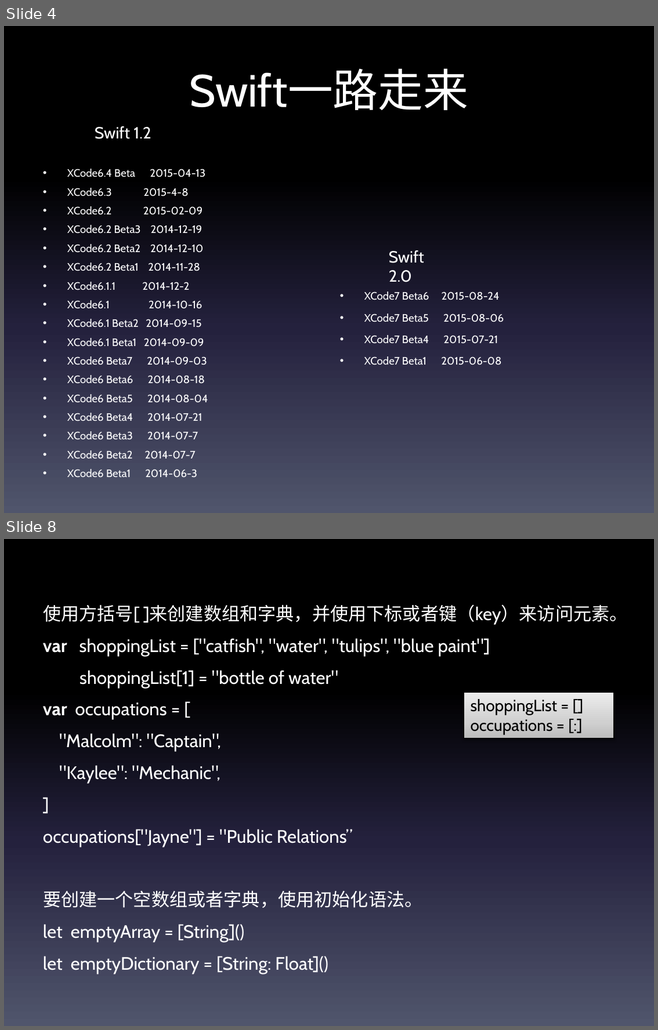
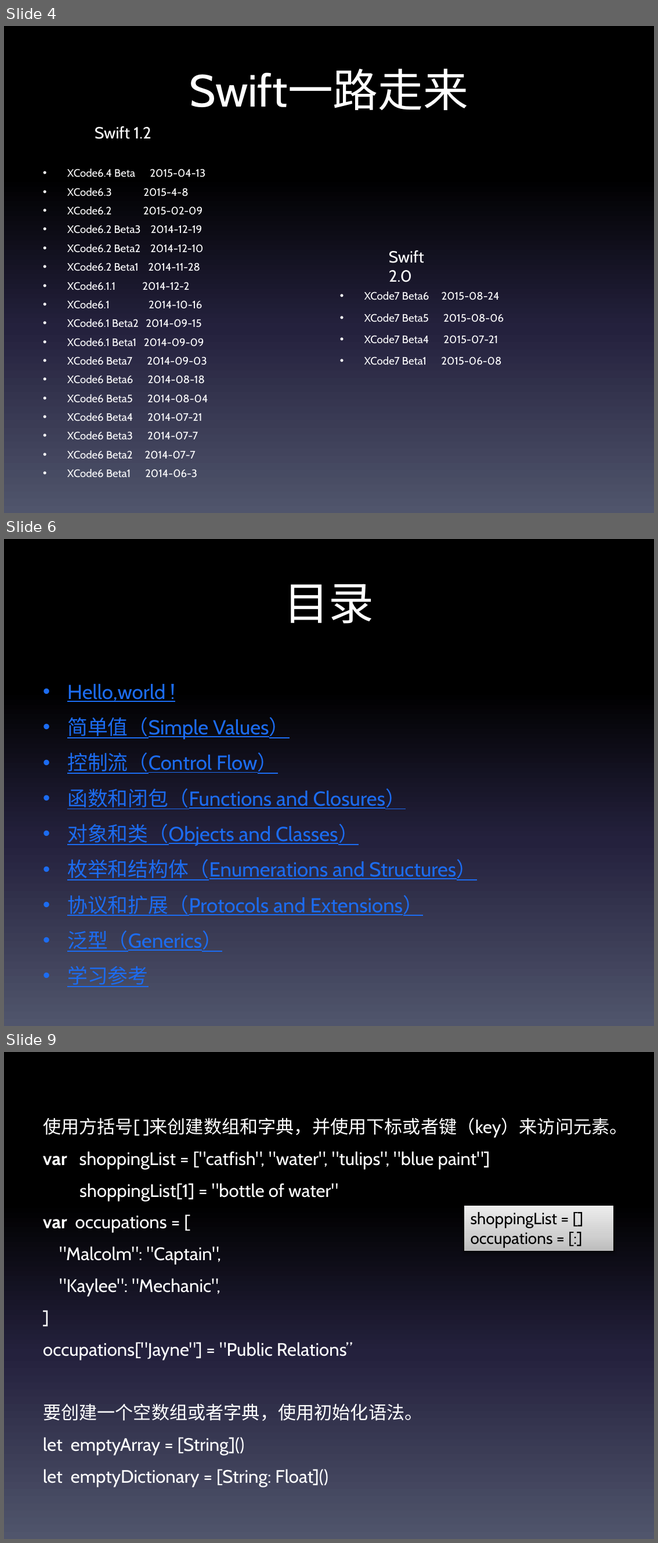
Before and after one commit to TheLittleBoy/swift-, a slide deck: swift.pptx. Shown one above the other, each under a label of ours: slides 4 and 8 before the commit, slides 4, 6 and 9 after it; the slides between them are not shown. The pictures are 658x1030 and 658x1543 pixels, drawn with LibreOffice and Linux fonts; fonts in the diff are those of the drawing. Boxes give left, top, right and bottom in pixels: in the first picture for what was removed or moved away, otherwise in the second. Text is boxed around its words. In the diff, an @@ line names an element or a change of style, - is before the commit and + after.

```diff
--- a/swift.pptx
+++ b/swift.pptx
@@ slide 6 added at [4, 539, 654, 1026], background gradient #000000 to #24213E to #51566D @@
@@ title added at [284, 584, 374, 624], 50 pt, text #FFFFFF @@
+目录
@@ text added at [67, 684, 476, 987], 22.4 pt, text #1C6CF1, underline @@
+• Hello,world !
+• 简单值（Simple Values）
+• 控制流（Control Flow）
+• 函数和闭包（Functions and Closures）
+• 对象和类（Objects and Classes）
+• 枚举和结构体（Enumerations and Structures）
+• 协议和扩展（Protocols and Extensions）
+• 泛型（Generics）
+• 学习参考
@@ what was slide 8 is now slide 9 @@
```
Also in this commit, not shown: 2 slides changed, 25 other slides added, 1 other file.
